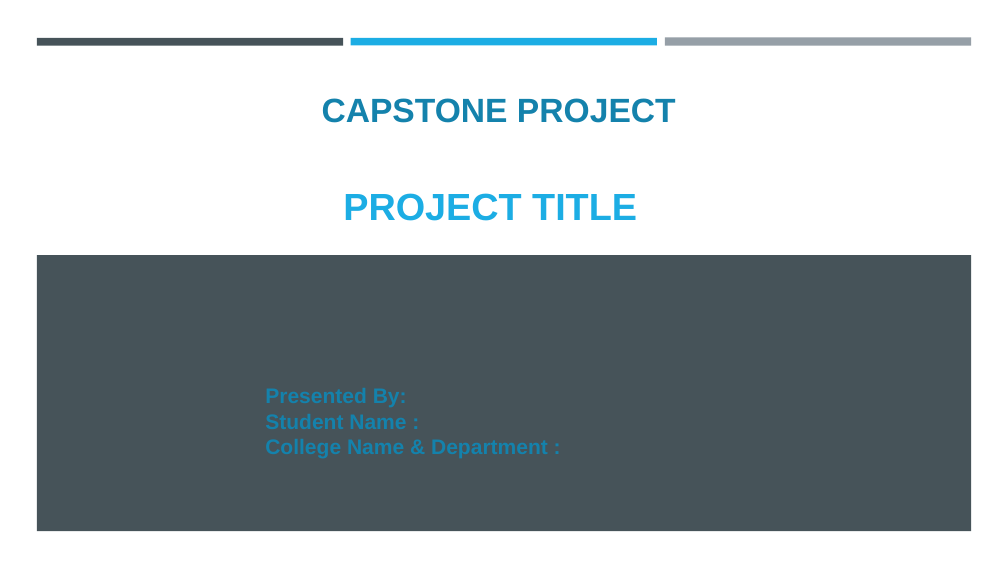
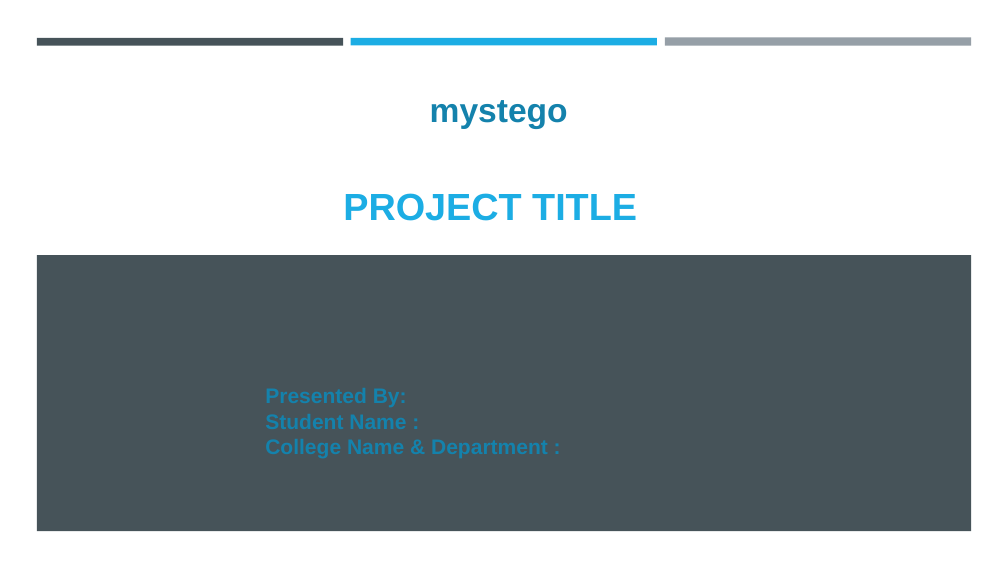
Before and after one commit to Amol93872/cybersequrity, a slide deck: slide 1 of AICTE PPT Template (1).pptx. Drawn at 1008x567 pixels with LibreOffice and Linux fonts; fonts in the diff are those of the drawing; background and template pictures are left out. Boxes give left, top, right and bottom in pixels: in the first picture for what was removed or moved away, otherwise in the second. Text is boxed around its words. In the diff, an @@ line names an element or a change of style, - is before the commit and + after.

```diff
--- a/AICTE PPT Template (1).pptx
+++ b/AICTE PPT Template (1).pptx
@@ text at [430, 100, 568, 129]: text changed @@
-CAPSTONE PROJECT
+mystego
```
Also in this commit, not shown: 2 other slides changed, 2 slides added.
